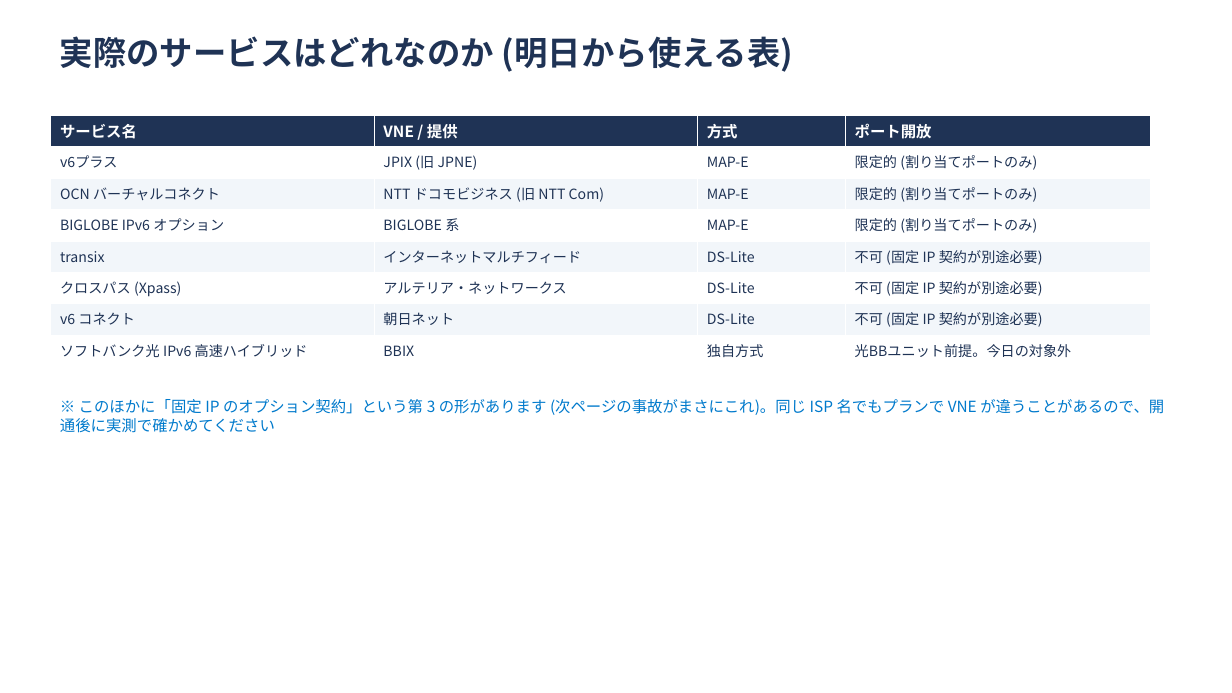
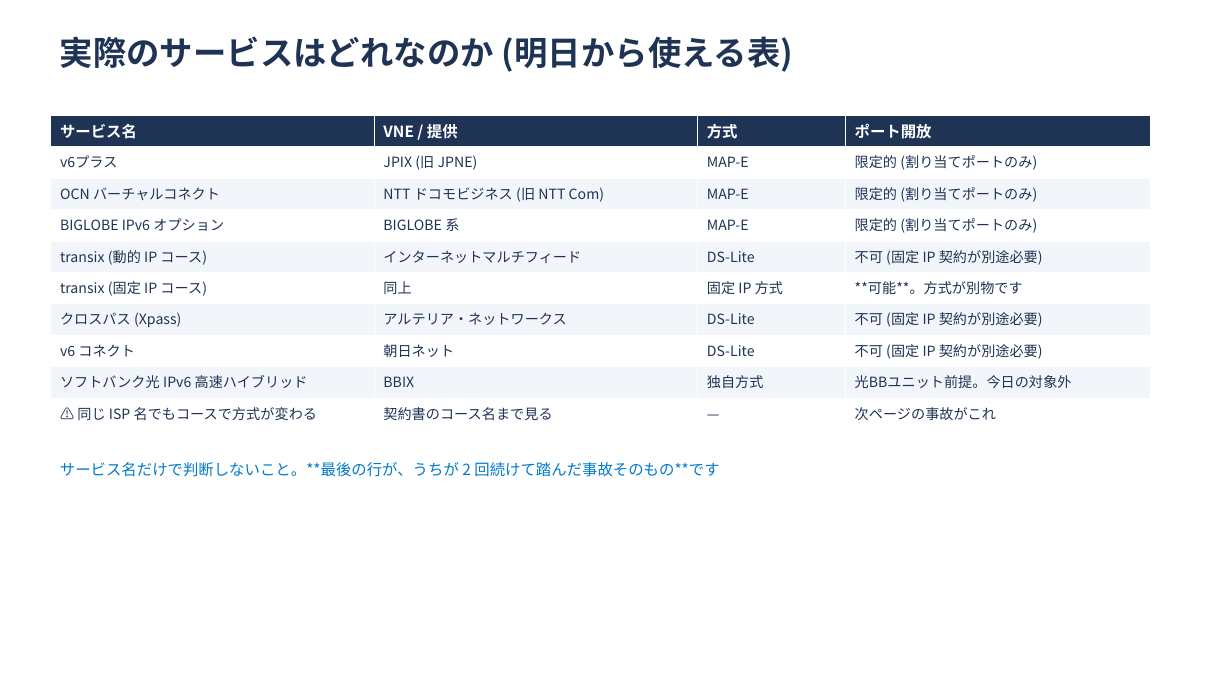
Before and after one commit to ginchankawaii/claude-code-book-template, a slide deck: slide 20 of docs/ipoe-lab/slides/setsumeikai.pptx (slide 19 before the commit). Drawn at 1232x693 pixels with LibreOffice and Linux fonts; fonts in the diff are those of the drawing. Boxes give left, top, right and bottom in pixels: in the first picture for what was removed or moved away, otherwise in the second. Text is boxed around its words. In the diff, an @@ line names an element or a change of style, - is before the commit and + after.

```diff
--- a/docs/ipoe-lab/slides/setsumeikai.pptx
+++ b/docs/ipoe-lab/slides/setsumeikai.pptx
@@ table at (x1=51, y1=116, x2=1151, y2=430) @@
-row 5: transix | インターネットマルチフィード | DS-Lite | 不可 (固定 IP 契約が別途必要)
+row 5: transix (動的 IP コース) | インターネットマルチフィード | DS-Lite | 不可 (固定 IP 契約が別途必要)
+row 6: transix (固定 IP コース) | 同上 | 固定 IP 方式 | **可能**。方式が別物です
+row 10: ⚠ 同じ ISP 名でもコースで方式が変わる | 契約書のコース名まで見る | — | 次ページの事故がこれ
@@ text at (x1=60, y1=462, x2=719, y2=477): text changed @@
-※ このほかに「固定 IP のオプション契約」という第 3 の形があります (次ページの事故がまさにこれ)。同じ ISP 名でもプランで VNE が違うことがあるので、開通後に実測で確かめてください
+サービス名だけで判断しないこと。**最後の行が、うちが 2 回続けて踏んだ事故そのもの**です
```
Also in this commit, not shown: 2 other slides changed, 2 slides added, 2 other files.
